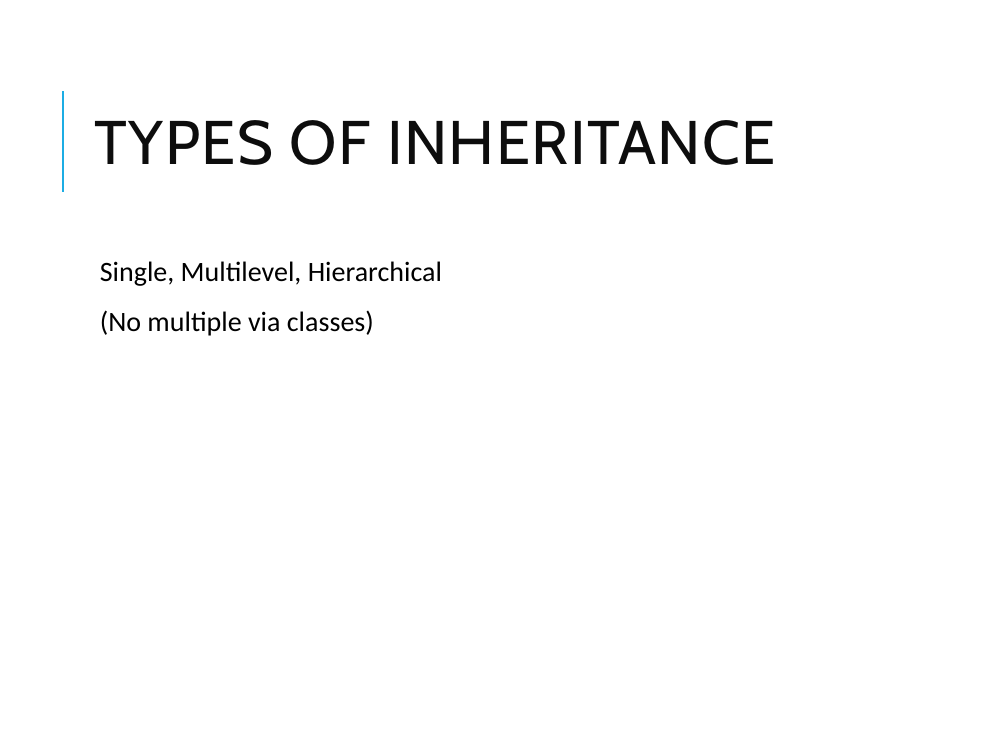
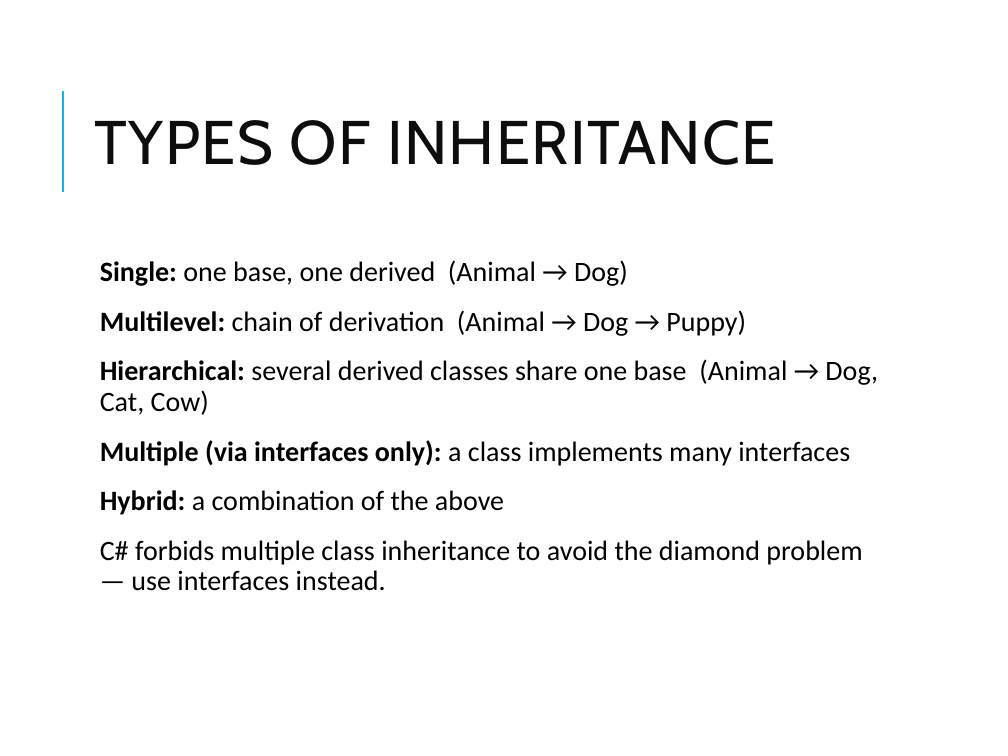
Before and after one commit to vikash-verma-profile/dotnet-epsilon-2026-May, a slide deck: slide 18 of Day-2/OOP_CSharp.pptx (slide 12 before the commit). Drawn at 1008x756 pixels with LibreOffice and Linux fonts; fonts in the diff are those of the drawing. Boxes give left, top, right and bottom in pixels: in the first picture for what was removed or moved away, otherwise in the second. Text is boxed around its words. In the diff, an @@ line names an element or a change of style, - is before the commit and + after.

```diff
--- a/Day-2/OOP_CSharp.pptx
+++ b/Day-2/OOP_CSharp.pptx
@@ text at bbox=[100, 260, 878, 591]: text changed @@
-  Single, Multilevel, Hierarchical
-  (No multiple via classes)
+  Single: one base, one derived (Animal → Dog)
+  Multilevel: chain of derivation (Animal → Dog → Puppy)
+  Hierarchical: several derived classes share one base (Animal → Dog, Cat, Cow)
+  Multiple (via interfaces only): a class implements many interfaces
+  Hybrid: a combination of the above
+  C# forbids multiple class inheritance to avoid the diamond problem — use interfaces instead.
```
Also in this commit, not shown: 19 other slides changed, 13 slides added, 1 slide removed, 9 other files.
